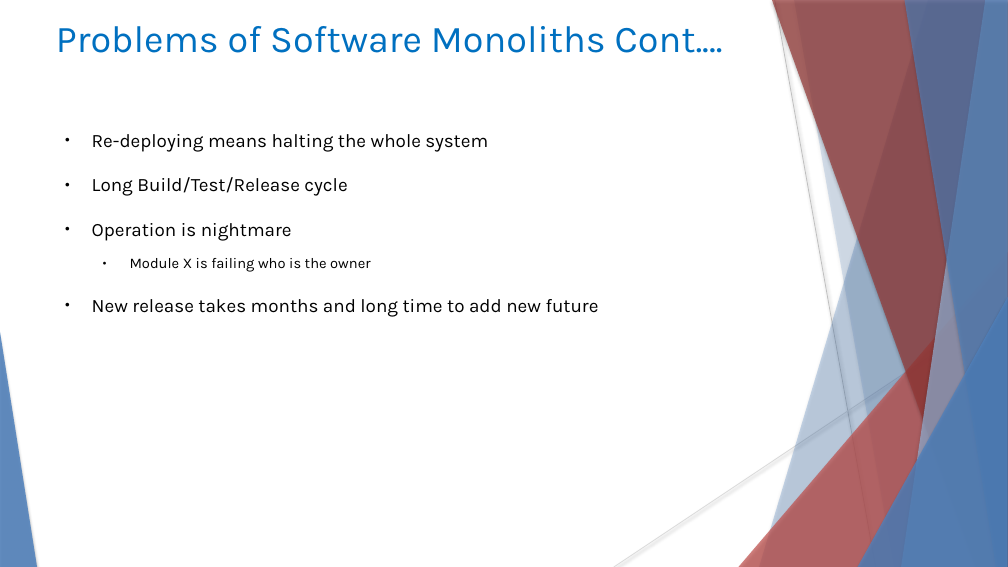
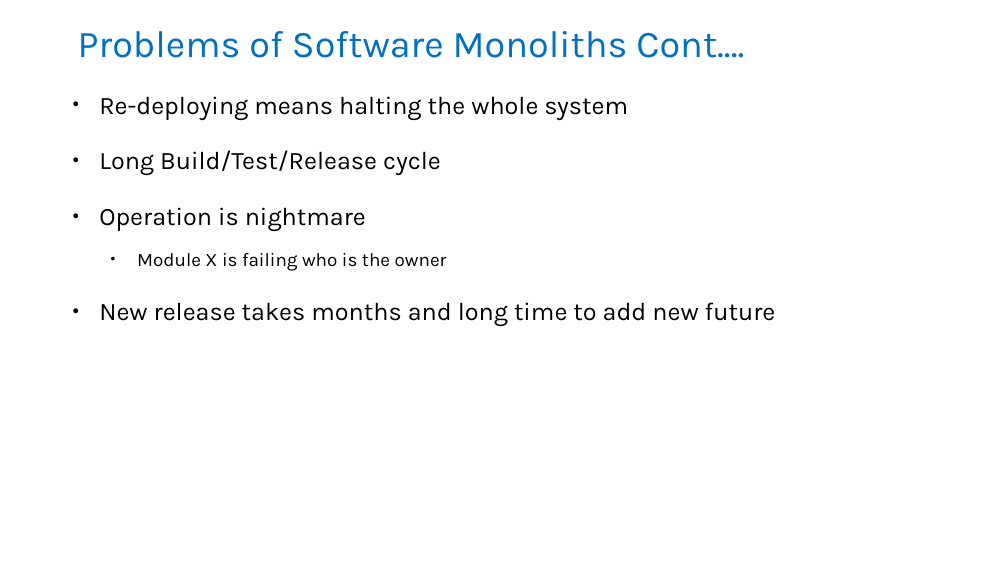
Before and after one commit to rameshbgm/Microservice, a slide deck: slide 4 of Micro Services.pptx (slide 5 before the commit). Drawn at 1008x567 pixels with LibreOffice and Linux fonts; fonts in the diff are those of the drawing. Boxes give left, top, right and bottom in pixels: in the first picture for what was removed or moved away, otherwise in the second. Text is boxed around its words. In the diff, an @@ line names an element or a change of style, - is before the commit and + after.

```diff
--- a/Micro Services.pptx
+++ b/Micro Services.pptx
@@ title "Problems of Software Monoliths Cont.…" at box(78, 31, 744, 58): alignment left to centre; vertical alignment middle to bottom @@
@@ freeform shape removed at box(759, 0, 1008, 567) @@
@@ freeform shape removed at box(772, 0, 1008, 567) @@
@@ line removed from (775, 0) to (876, 567) @@
@@ freeform shape removed at box(794, 0, 1008, 567) @@
@@ freeform shape removed at box(901, 0, 1008, 567) @@
@@ freeform shape removed at box(904, 0, 1008, 567) @@
@@ subtitle "Re-deploying means halting the whole ..." at box(99, 96, 776, 327): size 18 to 24 pt in "Re-deploying means halting the whole system", "Long Build/Test/Release cycle", "Operation is nightmare", "New release takes months and long time ..."; size 14 to 18 pt in "Module X is failing who is the ..."; vertical alignment middle to top @@
@@ triangle removed at box(739, 252, 1008, 567) @@
@@ triangle removed at box(858, 297, 1008, 567) @@
@@ line removed from (1008, 305) to (614, 567) @@
@@ triangle removed at box(0, 332, 37, 567) @@
```
Also in this commit, not shown: 16 other slides changed, 4 slides added, 6 slides removed.
